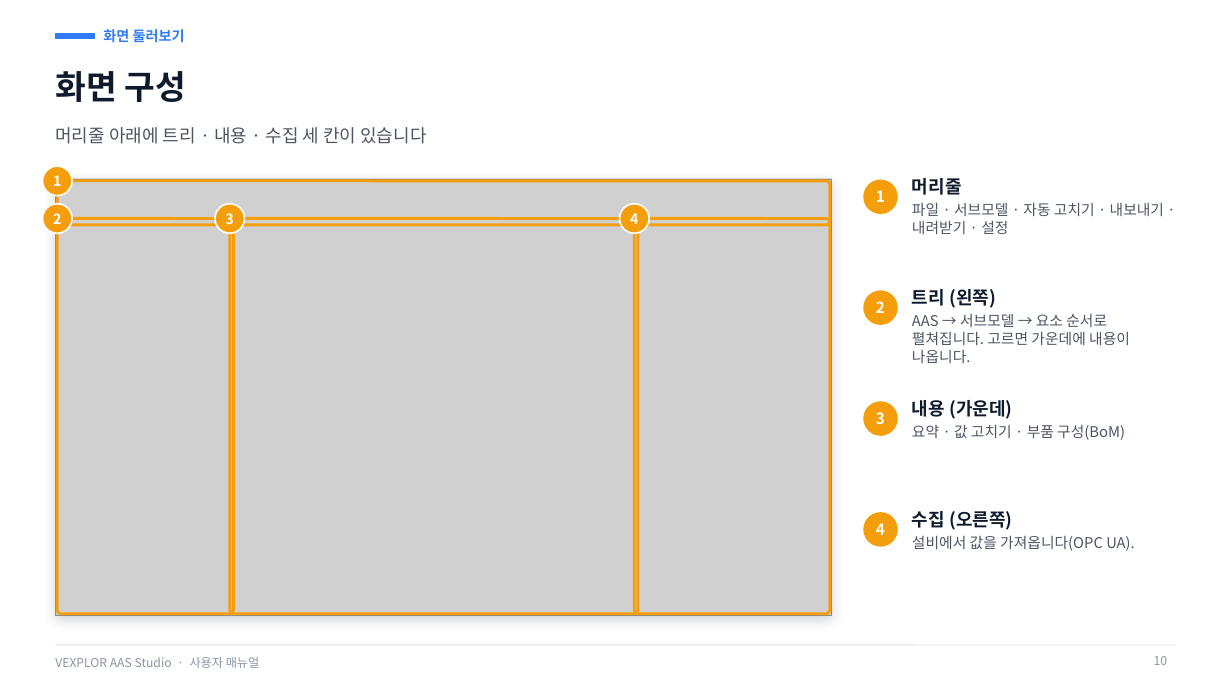
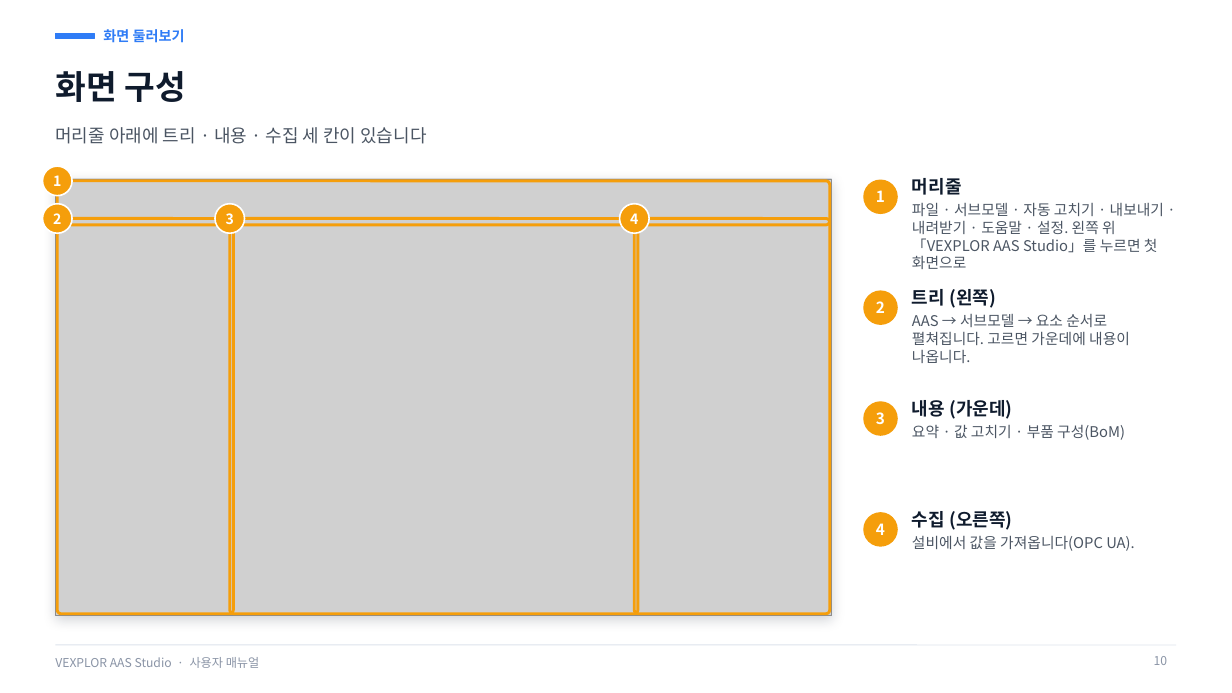
Before and after one commit to waceinc/vexplor-aas, a slide deck: slide 10 of VEXPLOR_AAS_Studio_user_manual.pptx. Drawn at 1232x693 pixels with LibreOffice and Linux fonts; fonts in the diff are those of the drawing; grey boxes stand for pictures. Boxes give left, top, right and bottom in pixels: in the first picture for what was removed or moved away, otherwise in the second. Text is boxed around its words. In the diff, an @@ line names an element or a change of style, - is before the commit and + after.

Commit message:
사용자 매뉴얼 — 도움말 · 둘러보기 · 첫 화면으로(VEXPLOR AAS Studio) 쪽 추가

```diff
--- a/VEXPLOR_AAS_Studio_user_manual.pptx
+++ b/VEXPLOR_AAS_Studio_user_manual.pptx
@@ text at bbox=[912, 203, 1164, 269]: text changed @@
-파일 · 서브모델 · 자동 고치기 · 내보내기 · 내려받기 · 설정
+파일 · 서브모델 · 자동 고치기 · 내보내기 · 내려받기 · 도움말 · 설정. 왼쪽 위 「VEXPLOR AAS Studio」를 누르면 첫 화면으로
```
Also in this commit, not shown: 3 other slides changed, 1 slide added.
